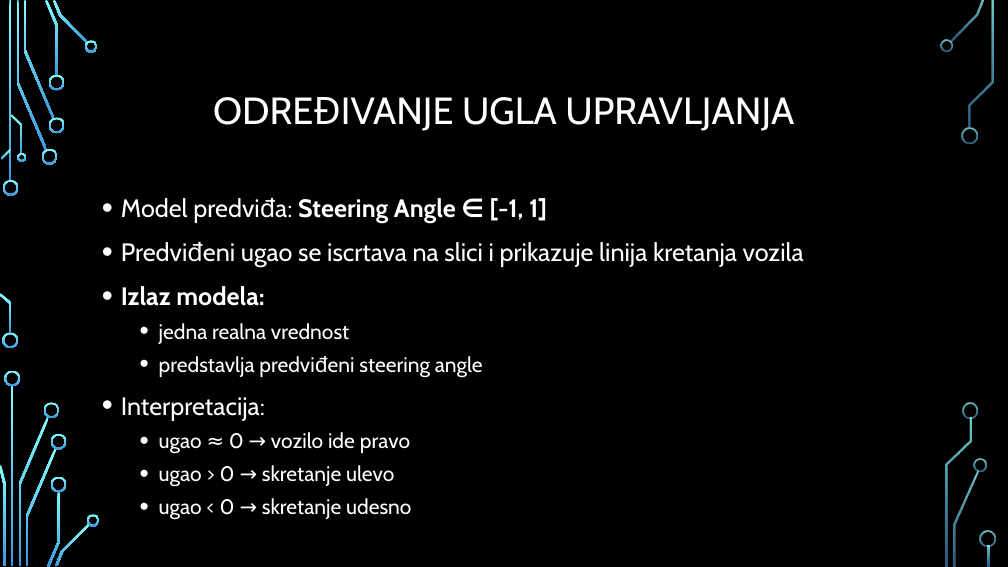
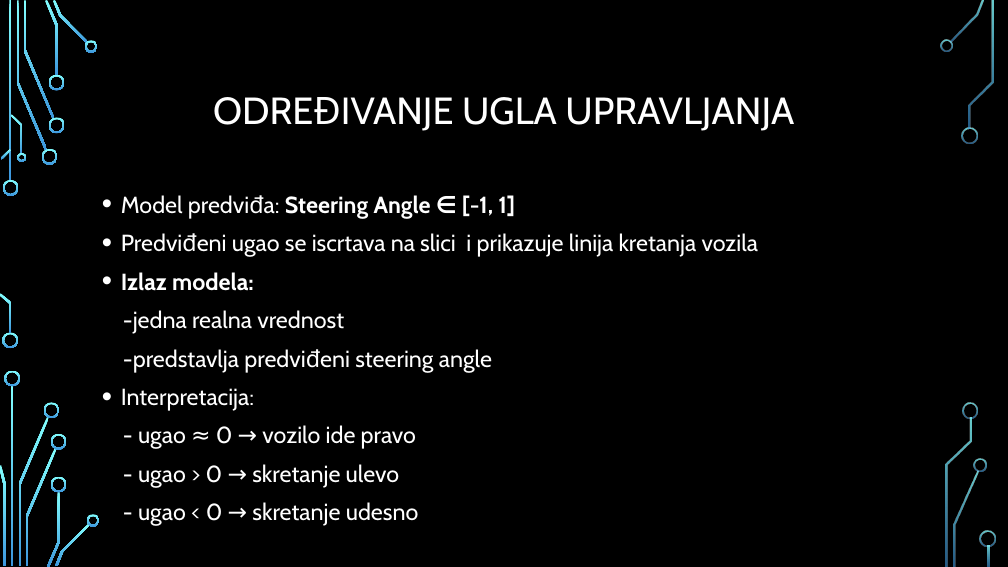
Before and after one commit to jglintic/duboko_ucenje, a slide deck: slide 11 of dubuko_ucenje_projekat_ppt.pptx (slide 10 before the commit). Drawn at 1008x567 pixels with LibreOffice and Linux fonts; fonts in the diff are those of the drawing; background and template pictures are left out. Boxes give left, top, right and bottom in pixels: in the first picture for what was removed or moved away, otherwise in the second. Text is boxed around its words. In the diff, an @@ line names an element or a change of style, - is before the commit and + after.

```diff
--- a/dubuko_ucenje_projekat_ppt.pptx
+++ b/dubuko_ucenje_projekat_ppt.pptx
@@ text at (121, 195, 758, 411): size 24 to 22.2 pt in "Model predviđa: Steering Angle ∈ [-1, 1]", "Predviđeni ugao se iscrtava na slici i ...", "Izlaz modela:", "Interpretacija:"; line spacing 1.1 to 1 @@
@@ text at (123, 310, 492, 373): text changed; size 20 to 22.2 pt @@
-  • jedna realna vrednost
-  • predstavlja predviđeni steering angle
+-jedna realna vrednost
+-predstavlja predviđeni steering angle
@@ text at (138, 425, 419, 526): text changed; size 20 to 22.2 pt @@
-  • ugao ≈ 0 → vozilo ide pravo
-  • ugao > 0 → skretanje ulevo
-  • ugao < 0 → skretanje udesno
+- ugao ≈ 0 → vozilo ide pravo
+- ugao > 0 → skretanje ulevo
+- ugao < 0 → skretanje udesno
```
Also in this commit, not shown: 15 other slides changed, 1 slide added, 1 slide removed, 2 other files.
